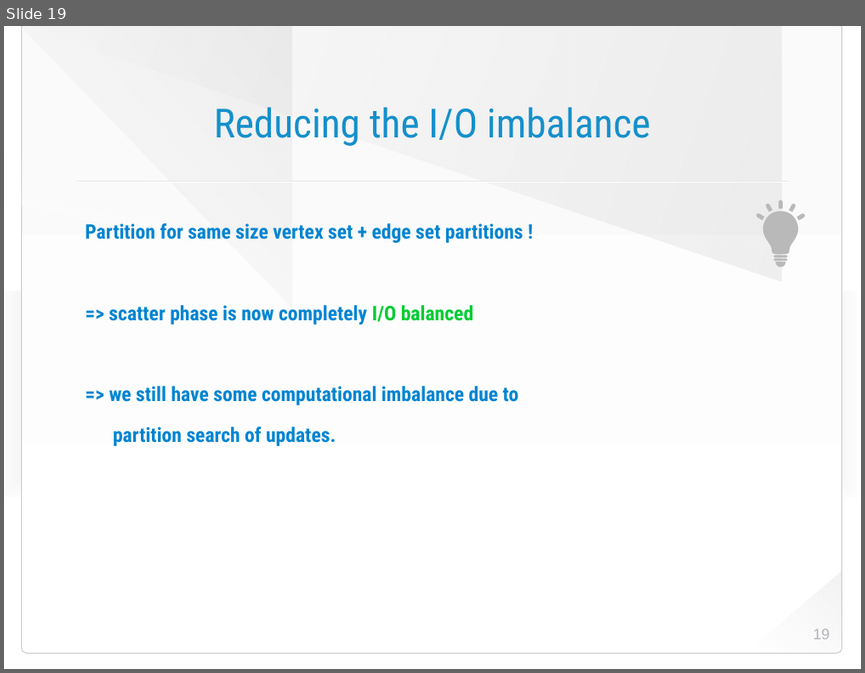
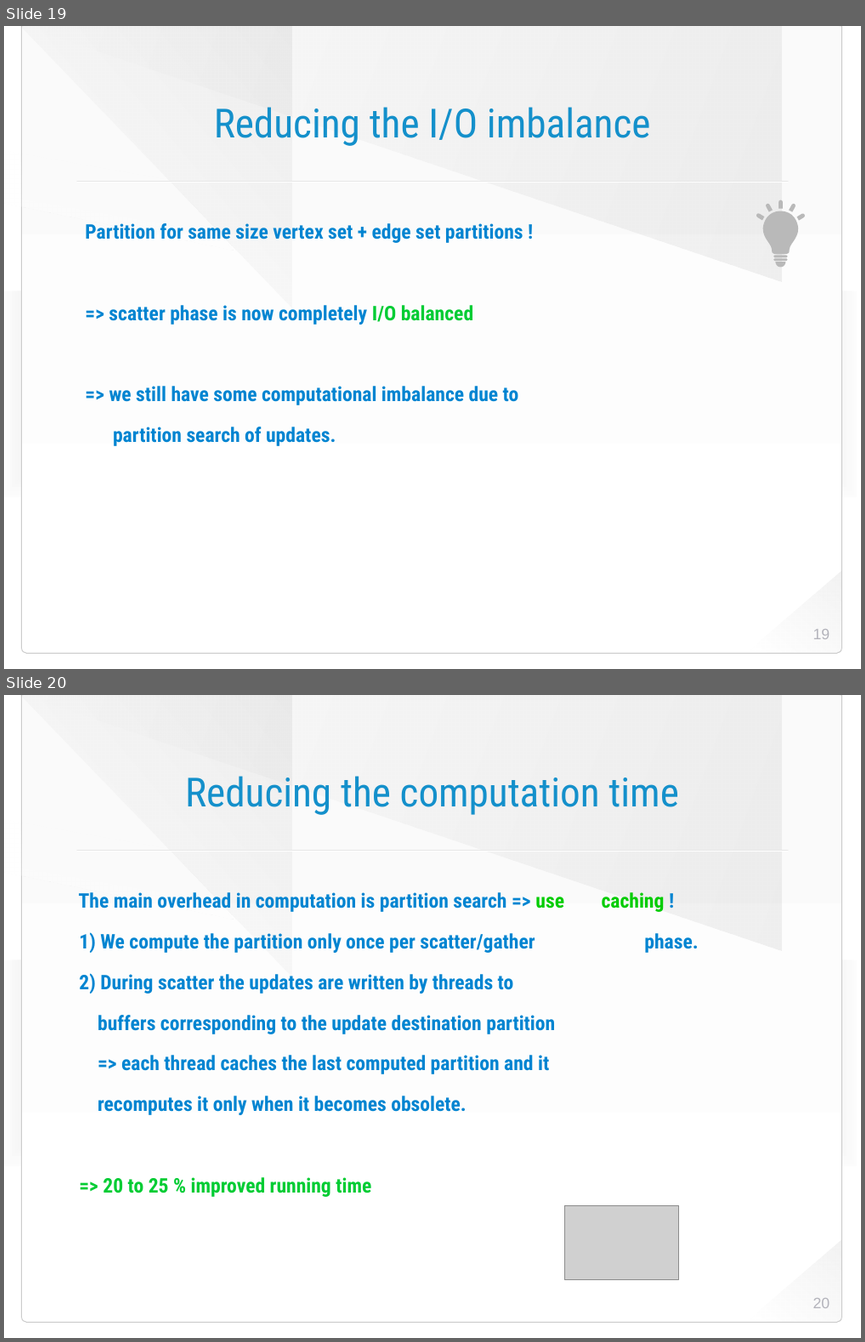
Before and after one commit to HaprianVlad/chaos, a slide deck: presentation.odp. Shown one above the other, each under a label of ours: slide 19 before the commit, slides 19 and 20 after it. The pictures are 865x673 and 865x1342 pixels, drawn with LibreOffice and Linux fonts; fonts in the diff are those of the drawing; grey boxes stand for pictures; background and template pictures are left out. Boxes give left, top, right and bottom in pixels: in the first picture for what was removed or moved away, otherwise in the second. Text is boxed around its words. In the diff, an @@ line names an element or a change of style, - is before the commit and + after.

Commit message:
work on presentation

```diff
--- a/presentation.odp
+++ b/presentation.odp
@@ slide 20 added at [4,695,861,1338], background picture (left out); not listed: 8 template elements that a slide beside it also shows @@
@@ title added at [185,776,678,815], 48 pt, text #1490CB @@
+Reducing the computation time
@@ text added at [79,892,698,1197], 24 pt, text #0084D1, bold @@
+The main overhead in computation is partition search => use caching !
+1) We compute the partition only once per scatter/gather phase.
+2) During scatter the updates are written by threads to
+buffers corresponding to the update destination partition
+=> each thread caches the last computed partition and it
+recomputes it only when it becomes obsolete.
+=> 20 to 25 % improved running time
@@ picture added at [564,1205,679,1280] @@
@@ page number added at [813,1298,830,1308], 18 pt, text #B3B3BB @@
+20
```
Also in this commit, not shown: 1 other slide added, 1 other file.
